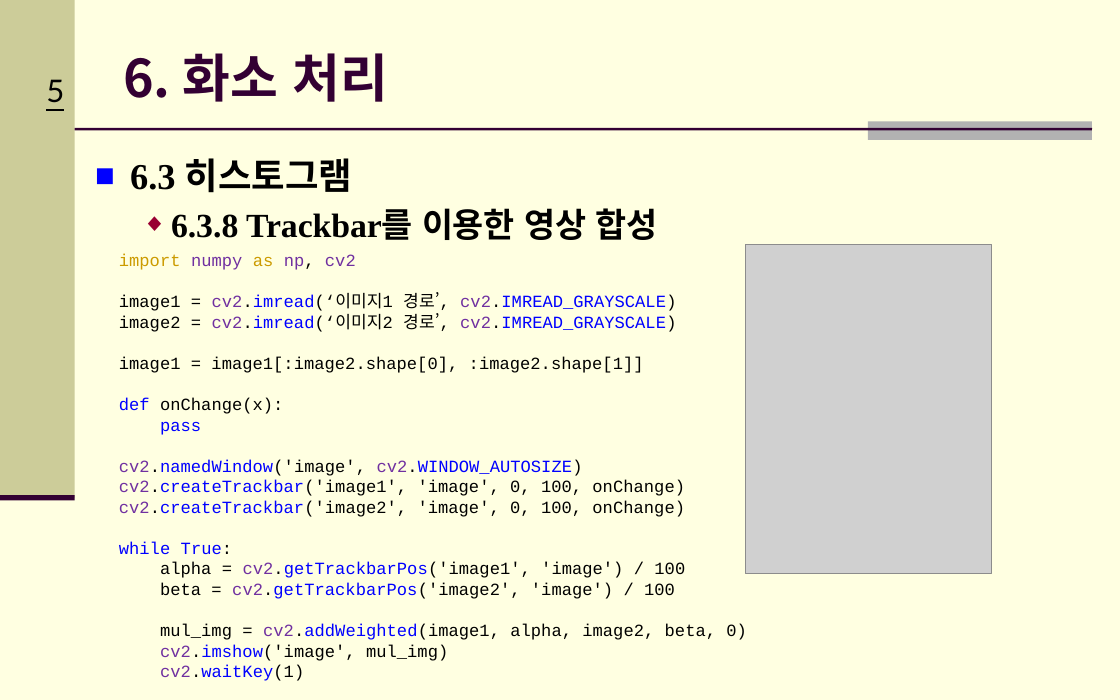
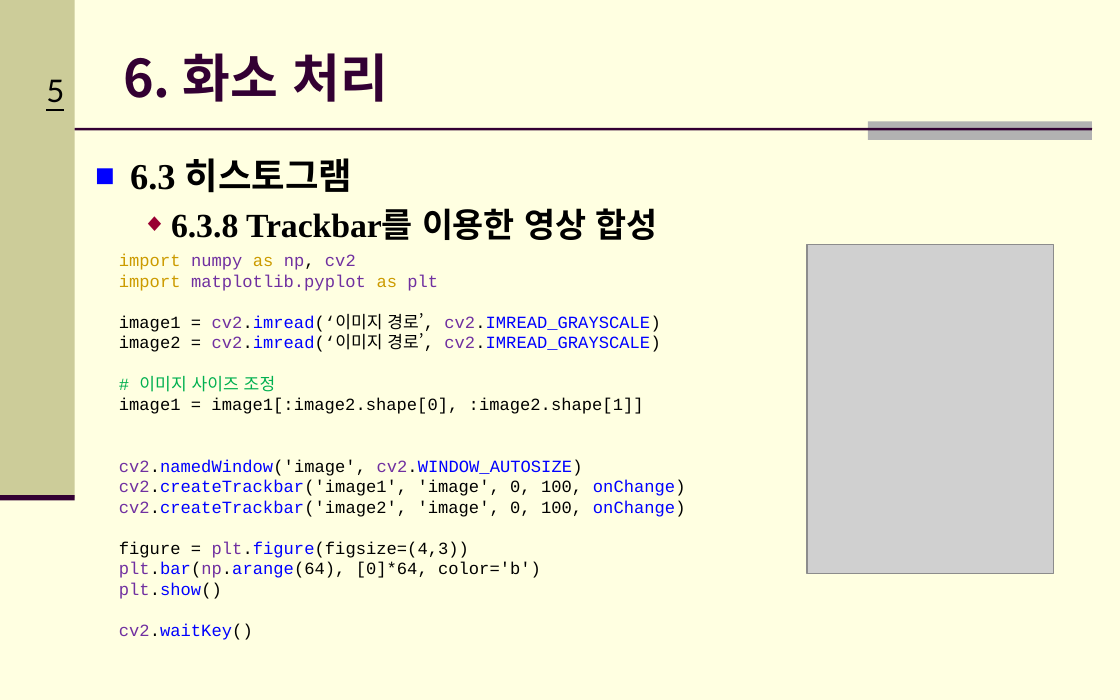
Before and after one commit to Hitbee-dev/OpenCV-Python, a slide deck: slide 5 of 2022-11-08/documents/CH_06 화소 처리.pptx. Drawn at 1120x700 pixels with LibreOffice and Linux fonts; fonts in the diff are those of the drawing; grey boxes stand for pictures; background and template pictures are left out. Boxes give left, top, right and bottom in pixels: in the first picture for what was removed or moved away, otherwise in the second. Text is boxed around its words. In the diff, an @@ line names an element or a change of style, - is before the commit and + after.

```diff
--- a/2022-11-08/documents/CH_06 화소 처리.pptx
+++ b/2022-11-08/documents/CH_06 화소 처리.pptx
@@ picture: place and size @@
-picture at [745, 244, 991, 573]
+picture at [806, 244, 1053, 573]
@@ text at [119, 274, 660, 392]: text changed @@
-image1 = cv2.imread(‘이미지1 경로’, cv2.IMREAD_GRAYSCALE)
-image2 = cv2.imread(‘이미지2 경로’, cv2.IMREAD_GRAYSCALE)
+import matplotlib.pyplot as plt
+image1 = cv2.imread(‘이미지 경로’, cv2.IMREAD_GRAYSCALE)
+image2 = cv2.imread(‘이미지 경로’, cv2.IMREAD_GRAYSCALE)
+# 이미지 사이즈 조정
@@ text at [119, 397, 283, 435]: paragraphs removed @@
-def onChange(x):
-pass
@@ text at [119, 480, 686, 517]: text colour #000000 to #0000FF in "onChange)", "onChange)" @@
@@ text at [119, 541, 541, 640]: text changed @@
-while True:
-alpha = cv2.getTrackbarPos('image1', 'image') / 100
-beta = cv2.getTrackbarPos('image2', 'image') / 100
-mul_img = cv2.addWeighted(image1, alpha, image2, beta, 0)
-cv2.imshow('image', mul_img)
-cv2.waitKey(1)
+figure = plt.figure(figsize=(4,3))
+plt.bar(np.arange(64), [0]*64, color='b')
+plt.show()
+cv2.waitKey()
```
Also in this commit, not shown: 6 other slides changed, 3 other files.
